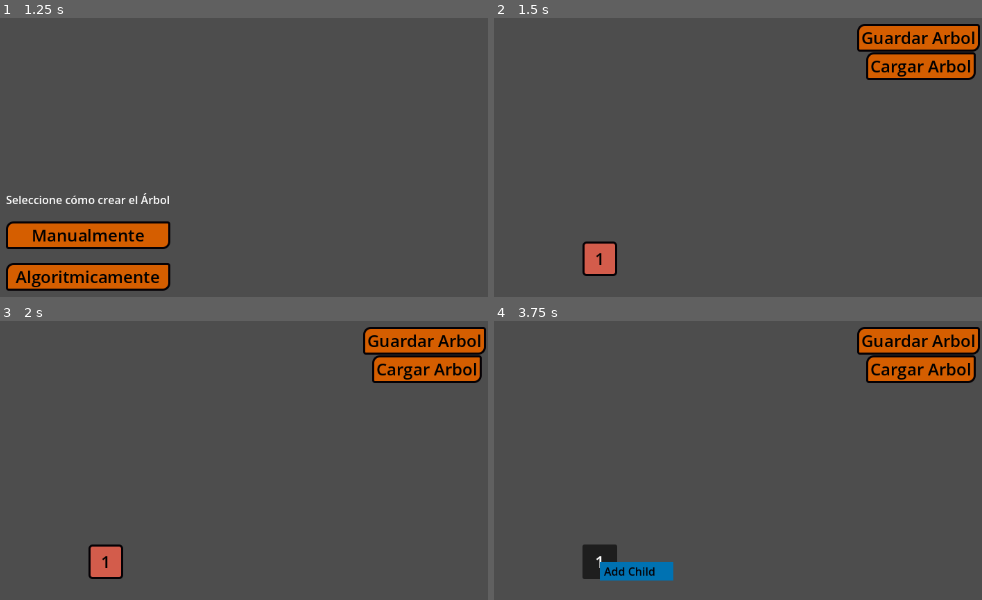
Above: before the commit, frames 1-4 (two rows, left to right).
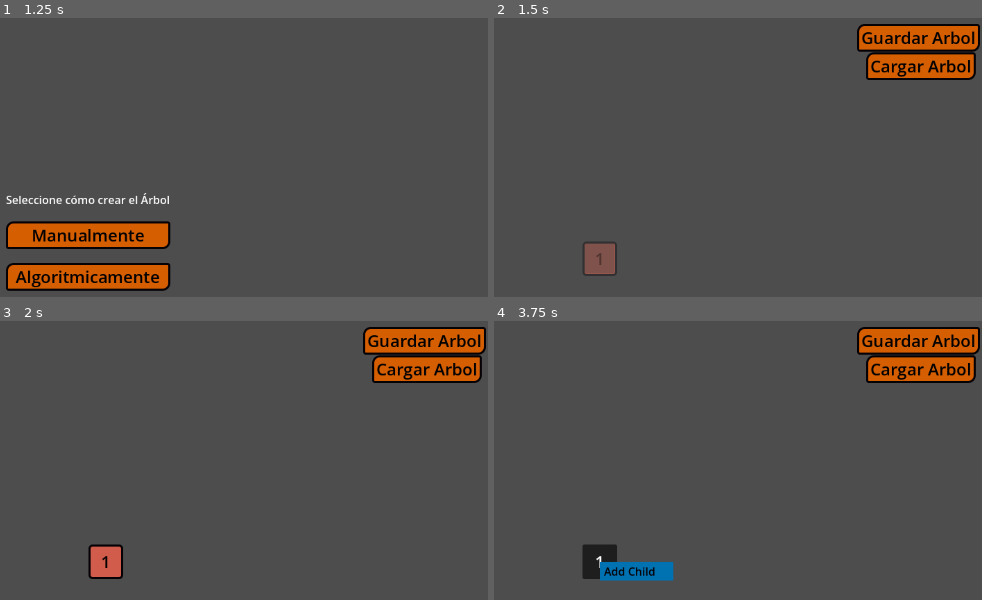
Above: after the commit, the same moments.

Repository: HectorAldao/visualizing_machine_learning
Game: Godot game, scene res://scenes/menus/main_menu.tscn
Same seed, same stepped clock (60 frames per second), same inputs: the game is played once before the commit and once after it.
Inputs:
- Up to frame 1 (1.25 s): click "Decision Tree" at 0.5 s
- Up to frame 2 (1.5 s): click "Manualmente" at 1.25 s
- Up to frame 3 (2 s): no input
- Up to frame 4 (3.75 s): click "Cargar Arbol" at 2 s; click "Guardar Arbol" at 2.75 s; click "1" at 3.5 s

Frame 1 is identical in both runs. In frame 2, 0.8% of the frame differs, in the area x 18-26%, y 80-93%; in frame 3, less than 0.1%; in frame 4, nothing differs.

Commit message:
feat: add animation on node creation and a default theme for undefined nodes

Diff:
--- a/godot_project/scenes/controllers/controller_dtree/controller_dtree.gd
+++ b/godot_project/scenes/controllers/controller_dtree/controller_dtree.gd
@@ -207,10 +207,22 @@
 		print("Error: Parent node not found: ", parent_id)
 		return -1
 
+	# Check if a placeholder was pre-created for this branch and update it
+	for id in parent_dnode.sons_id:
+		var child: DNode = dtree.nodes_dict.get(id)
+		if child != null and child.branch_value == branch_value:
+			child.attribute  = attribute
+			child.label      = label
+			child.text       = label if is_leaf else attribute
+			child.is_leaf    = is_leaf
+			child.is_pending = false
+			child.theme      = child.leaf_theme if is_leaf else child.noleaf_theme
+			return id
+
+	# No placeholder found — create a brand-new node (fallback / root-child path)
 	var new_id: int = next_node_id
 	next_node_id += 1
 
-	# Create new node
 	var dnode: DNode = preload(dnode_scene).instantiate()
 	dnode.id = new_id
 	dnode.parent_id = parent_id
@@ -220,11 +232,8 @@
 	dnode.text = label if is_leaf else attribute
 	dnode.is_leaf = is_leaf
 	dnode.branch_value = branch_value
-
-	# No popup menu if is not manual
 	dnode.was_created_by_algorithm = true
 
-	# Add to tree
 	dtree.nodes_dict[new_id] = dnode
 	dtree.nodes_container.add_child(dnode)
 	parent_dnode.sons_id.append(new_id)
@@ -232,7 +241,34 @@
 	return new_id
 
 
-func _on_algorithm_add_node_requested(parent_id: int, branch_value, attribute: String, label: String, is_leaf: bool) -> void:
+# Creates a placeholder DNode for each branch value and links them to the parent.
+# Called before update_pending_parent_ids so the algorithm can map branch_value -> node_id.
+func _create_placeholder_children(parent_id: int, parent_depth: int, branch_values: Array) -> void:
+	var branch_to_id: Dictionary = {}
+	for value in branch_values:
+		var new_id: int = next_node_id
+		next_node_id += 1
+
+		var placeholder: DNode = preload(dnode_scene).instantiate()
+		placeholder.id                    = new_id
+		placeholder.parent_id             = parent_id
+		placeholder.depth                 = parent_depth + 1
+		placeholder.branch_value          = value
+		placeholder.was_created_by_algorithm = true
+		placeholder.is_pending            = true
+		placeholder.text                  = "..."
+
+		dtree.nodes_dict[new_id] = placeholder
+		dtree.nodes_container.add_child(placeholder)
+		dtree.nodes_dict[parent_id].sons_id.append(new_id)
+
+		branch_to_id[value] = new_id
+
+	if algorithm:
+		algorithm.register_placeholder_node_ids(branch_to_id)
+
+
+func _on_algorithm_add_node_requested(parent_id: int, branch_value, attribute: String, label: String, is_leaf: bool, children_branch_values: Array) -> void:
 	# This is called by the algorithm to actually create nodes
 	var created_node_id: int
 
@@ -241,9 +277,13 @@
 	else:  # Is child
 		created_node_id = _add_child_node_for_algorithm(parent_id, branch_value, attribute, label, is_leaf)
 
-	# Always update algorithm's call stack with the actual node ID
-	# This ensures child contexts waiting in the stack get the correct parent ID
 	if algorithm and created_node_id != -1:
+		# Pre-create placeholder children BEFORE update_pending_parent_ids so that
+		# register_placeholder_node_ids can match contexts that still have parent_id == -2.
+		if not children_branch_values.is_empty():
+			var depth: int = dtree.nodes_dict[created_node_id].depth
+			_create_placeholder_children(created_node_id, depth, children_branch_values)
+		# Now resolve -2 parent placeholders to the actual node ID
 		algorithm.update_pending_parent_ids(created_node_id)
 
 	window.update_current_text(algorithm.details)
--- a/godot_project/scenes/objects/dtree/algorithm_dtree/algorithm_dtree.gd
+++ b/godot_project/scenes/objects/dtree/algorithm_dtree/algorithm_dtree.gd
@@ -14,7 +14,8 @@
 signal algorithm_completed()
 
 # Signal to request node/edge creation (same as manual mode)
-signal add_node_requested(parent_id: int, branch_value, attribute: String, label: String, is_leaf: bool)
+# children_branch_values carries the branch values for pre-creating placeholder children
+signal add_node_requested(parent_id: int, branch_value, attribute: String, label: String, is_leaf: bool, children_branch_values: Array)
 
 
 # Algorithm state
@@ -111,7 +112,7 @@
 
 		details["tipo_de_nodo"] = "leaf"
 
-		add_node_requested.emit(parent_id, branch_value, "", label, true)
+		add_node_requested.emit(parent_id, branch_value, "", label, true, [])
 		return
 
 	# Check if no attributes left
@@ -122,7 +123,7 @@
 		details["tipo_de_nodo"] = "leaf_majority"
 		details["etiqueta_mayoritaria"] = majority_label
 
-		add_node_requested.emit(parent_id, branch_value, "", majority_label, true)
+		add_node_requested.emit(parent_id, branch_value, "", majority_label, true, [])
 		return
 
 	# Calculate information gain for all attributes
@@ -191,7 +192,7 @@
 	details["lista_ramas_mejor_atributo"] = ramas_mejor_atributo
 	# Create internal node AFTER adding children to stack
 	# This ensures children are in the call stack when update_pending_parent_ids is called
-	add_node_requested.emit(parent_id, branch_value, best_attr, "", false)
+	add_node_requested.emit(parent_id, branch_value, best_attr, "", false, best_attr_values_set)
 
 
 # Helper functions
@@ -309,3 +310,14 @@
 	for context in call_stack:
 		if context["parent_id"] == -2:
 			context["parent_id"] = actual_node_id
+
+
+func register_placeholder_node_ids(branch_to_id: Dictionary) -> void:
+	# Called by the controller after pre-creating placeholder children.
+	# Contexts still have parent_id == -2 at this point (called before update_pending_parent_ids).
+	# Match each context to its pre-allocated node ID by branch_value.
+	for context in call_stack:
+		if context["parent_id"] == -2:
+			var bv = context.get("branch_value", null)
+			if branch_to_id.has(bv):
+				context["node_id"] = branch_to_id[bv]
--- a/godot_project/scenes/objects/dtree/dnode/dnode.gd
+++ b/godot_project/scenes/objects/dtree/dnode/dnode.gd
@@ -2,8 +2,9 @@
 extends Button
 
 # Theme for the leafs and the noleafs
-var leaf_theme: Theme = preload(Constants.THEMES.leaf)
-var noleaf_theme: Theme = preload(Constants.THEMES.noleaf)
+var leaf_theme: Theme    = preload(Constants.THEMES.leaf)
+var noleaf_theme: Theme  = preload(Constants.THEMES.noleaf)
+var pending_theme: Theme = preload(Constants.THEMES.nodedefault)
 
 # Logic related variables
 var id: int
@@ -13,6 +14,9 @@
 var inorder_index: float = 0.0
 
 var can_remove := true  # For the root node
+
+# Whether the node has not yet been decided as leaf/internal (placeholder state)
+var is_pending: bool = false
 
 
 # ML related variables
@@ -32,8 +36,16 @@
 
 
 func _ready():
+	# Fade in from transparent
+	modulate.a = 0.0
+	var tween := create_tween()
+	tween.tween_property(self, "modulate:a", 1.0, 0.75) \
+		.set_trans(Tween.TRANS_SINE) \
+		.set_ease(Tween.EASE_OUT)
 
-	if is_leaf:
+	if is_pending:
+		theme = pending_theme
+	elif is_leaf:
 		theme = leaf_theme
 	else:
 		theme = noleaf_theme
--- a/godot_project/scripts/constants.gd
+++ b/godot_project/scripts/constants.gd
@@ -14,5 +14,6 @@
 
 const THEMES: Dictionary[String, String] = {
 	"leaf": "uid://vanr6vum3qcu",
-	"noleaf": "uid://cmsv2q8q35lvy"
+	"noleaf": "uid://cmsv2q8q35lvy",
+	"nodedefault": "uid://dxluxv1xceiqb"
 }
--- /dev/null
+++ b/godot_project/themes/nodes_themes/default_theme/default_node_theme.tres
@@ -0,0 +1,35 @@
+[gd_resource type="Theme" format=3 uid="uid://dxluxv1xceiqb"]
+
+[sub_resource type="StyleBoxFlat" id="StyleBoxFlat_vu6l5"]
+content_margin_left = 6.0
+content_margin_top = 3.0
+content_margin_right = 6.0
+content_margin_bottom = 3.0
+bg_color = Color(0.42715618, 0.5608209, 0.5315553, 1)
+border_width_left = 3
+border_width_top = 3
+border_width_right = 3
+border_width_bottom = 3
+border_color = Color(0.019607844, 0.003921569, 0.019607844, 1)
+corner_radius_top_left = 50
+corner_radius_top_right = 50
+corner_radius_bottom_right = 50
+corner_radius_bottom_left = 50
+
+[sub_resource type="StyleBoxFlat" id="StyleBoxFlat_rjgu6"]
+bg_color = Color(0.3372549, 0.7058824, 0.9137255, 1)
+
+[sub_resource type="StyleBoxFlat" id="StyleBoxFlat_vxwtt"]
+bg_color = Color(0, 0.44705883, 0.69803923, 1)
+
+[resource]
+Button/colors/font_color = Color(0, 0, 0, 1)
+Button/constants/h_separation = 4
+Button/font_sizes/font_size = 24
+Button/styles/normal = SubResource("StyleBoxFlat_vu6l5")
+PopupMenu/colors/font_color = Color(0.019607844, 0.003921569, 0.019607844, 1)
+PopupMenu/colors/font_disabled_color = Color(0.23753911, 0.23753914, 0.23753911, 1)
+PopupMenu/colors/font_hover_color = Color(0.019607844, 0.003921569, 0.019607844, 1)
+PopupMenu/styles/hover = SubResource("StyleBoxFlat_rjgu6")
+PopupMenu/styles/panel = SubResource("StyleBoxFlat_vxwtt")
+VBoxContainer/constants/separation = 20
